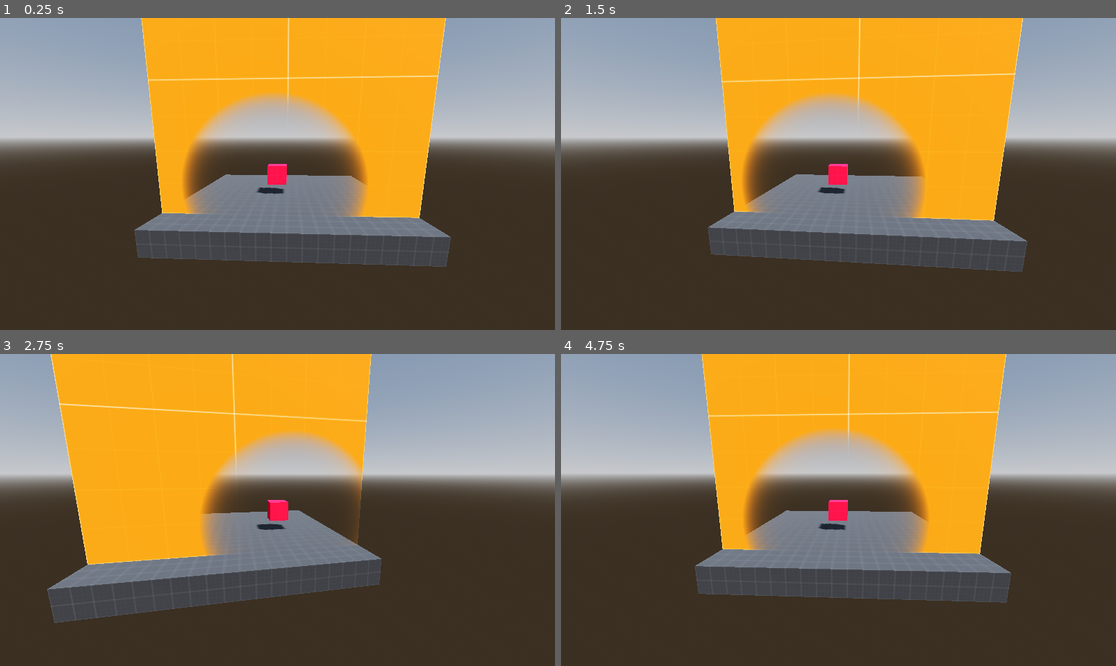
Above: before the commit, frames 1-4 (two rows, left to right).
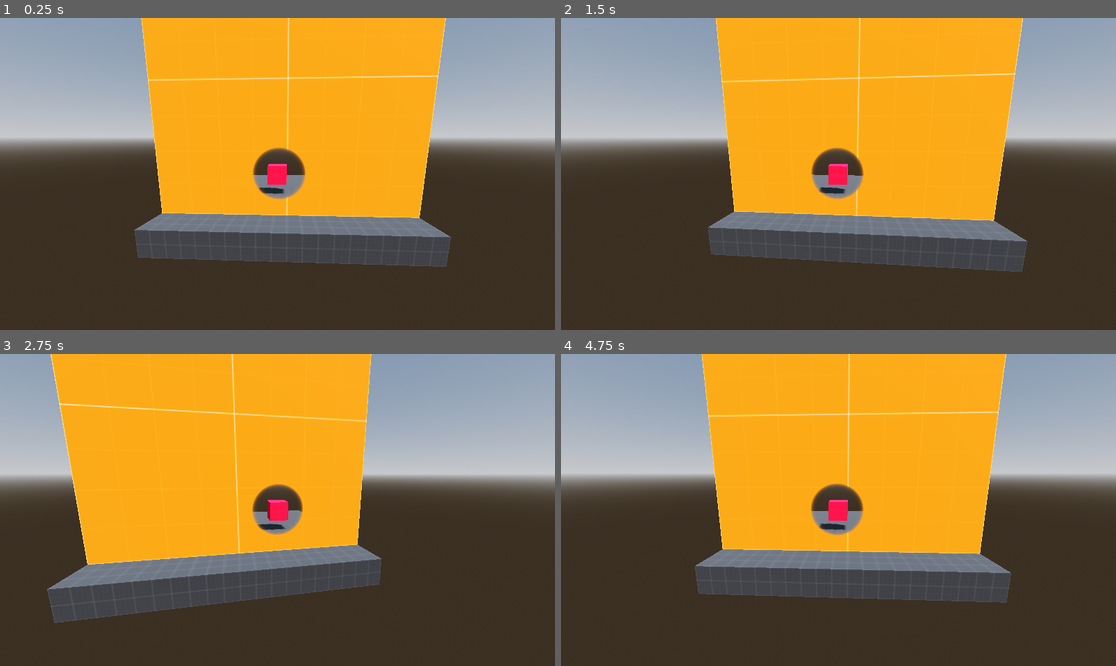
Above: after the commit, the same moments.

Repository: MimoTooThanks/susan
Game: Godot game, scene res://world.tscn
Two runs of this game, one before a commit and one after it. Both use one fixed random seed, a clock stepped at 60 frames per second and the inputs below.
Inputs:
- Up to frame 1 (0.25 s): no input
- Up to frame 2 (1.5 s): no input
- Up to frame 3 (2.75 s): no input
- Up to frame 4 (4.75 s): no input

The runs differ from the first frame. In frame 1, 9.8% of the frame differs, in the area x 33-67%, y 24-64%; in frame 2, 9.6%; in frame 3, 8.5%; in frame 4, 9.8%.

Commit message:
place the fader where the camera ray hits the blocking geo, not at the box pos

Diff:
--- a/world.gd
+++ b/world.gd
@@ -9,4 +9,6 @@
 func _process(delta):
   $Box.position = Vector3(0, 1, sin(Time.get_ticks_msec()/500.0)*2.5)
   $Camera.look_at($Box.position, Vector3.UP)
-  RenderingServer.global_shader_parameter_set('fader_position', $Box.position)
+
+  if ($Camera/Ray.is_colliding()):
+    RenderingServer.global_shader_parameter_set('fader_position', $Camera/Ray.get_collision_point())
--- a/world.tscn
+++ b/world.tscn
@@ -27,7 +27,7 @@
 [sub_resource type="ShaderMaterial" id="ShaderMaterial_2p48m"]
 render_priority = 0
 shader = ExtResource("3_a7gwb")
-shader_parameter/fader_size = 5.0
+shader_parameter/fader_size = 1.0
 shader_parameter/fader_sharpness = 20.0
 shader_parameter/Albedo = ExtResource("4_vvhti")
 
@@ -55,6 +55,7 @@
 
 [node name="Wall" type="CSGBox3D" parent="."]
 transform = Transform3D(1, 0, 0, 0, 1, 0, 0, 0, 1, 3.25, 5, 2.08165e-12)
+use_collision = true
 size = Vector3(0.5, 10, 10)
 material = SubResource("ShaderMaterial_2p48m")
 
@@ -64,3 +65,6 @@
 
 [node name="Camera" type="Camera3D" parent="."]
 transform = Transform3D(-4.37114e-08, 3.48787e-16, 1, 3.48787e-16, 1, -3.48787e-16, -1, 3.48787e-16, -4.37114e-08, 11, 3, -4.80825e-07)
+
+[node name="Ray" type="RayCast3D" parent="Camera"]
+target_position = Vector3(2.08165e-12, 2.08165e-12, -10)
